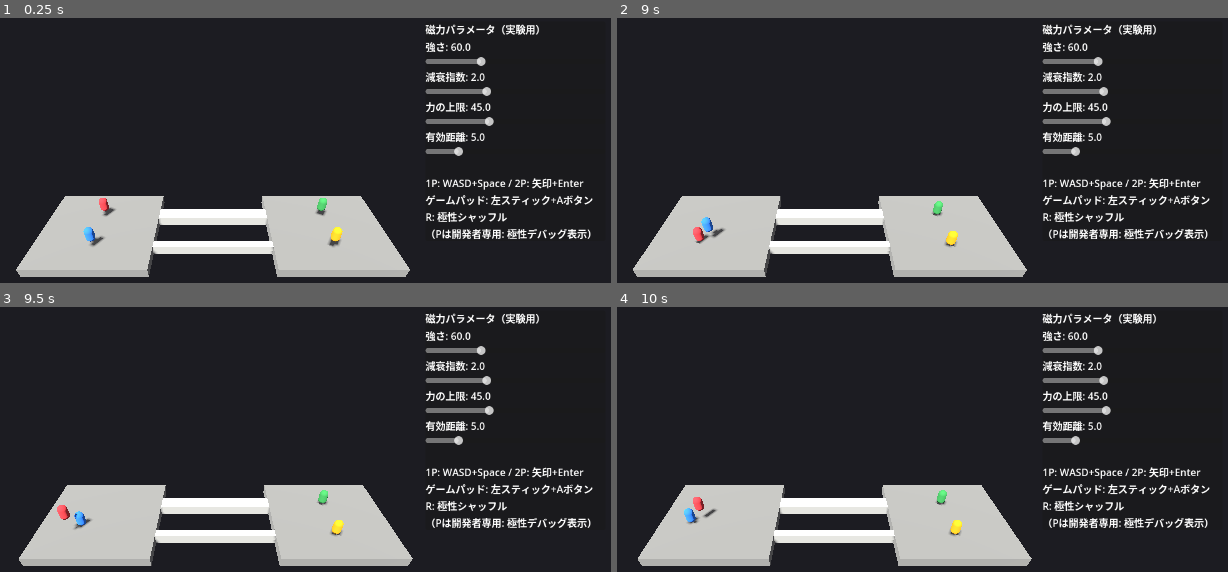
Above: before the commit, frames 1-4 (two rows, left to right).
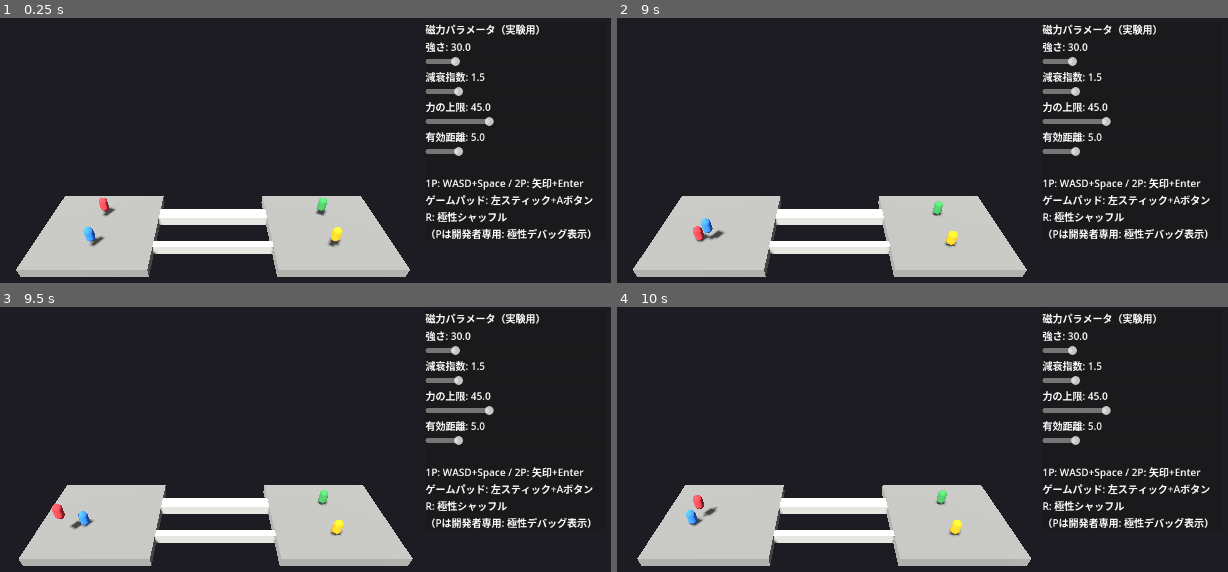
Above: after the commit, the same moments.

Repository: punkdrunker0087-tech/AI-SideBusiness-Lab
Game: Godot game, scene res://main.tscn
The game is run twice, just before and just after one commit, with the same random seed, the same clock (stepped at 60 frames per second) and the same inputs.
Inputs:
- Up to frame 1 (0.25 s): no input
- Up to frame 2 (9 s): tap Enter at 0.5, 4.35, 8.85 s; hold D 0.53-1.28 s; tap R every 2.25 s from 0.6 to 7.35 s; tap Space at 0.77, 1.52, 3.02, 3.77, 4.52, 6.02, 6.77, 7.52 s; hold S 1.28-2.03 s; tap P every 2.25 s from 1.35 to 8.1 s; hold D 2.03-2.78 s; hold Enter 2.03-2.78 s; hold W 2.78-3.53 s; hold A 3.53-5.03 s; hold S 5.03-5.78 s; hold D 5.78-6.53 s; hold W 6.53-7.28 s; hold Enter 6.53-7.28 s; hold D 7.28-8.03 s; hold S 8.03-8.78 s; hold A from 8.78 s (still down)
- Up to frame 3 (9.5 s): keep holding A; tap Space at 9.02 s
- Up to frame 4 (10 s): release A at 9.53 s; hold W from 9.53 s (still down); tap R at 9.6 s; tap Space at 9.77 s

The runs differ from the first frame. In frame 1, 0.3% of the frame differs, in the area x 73-81%, y 9-30%; in frame 2, 0.5%; in frame 3, 0.6%, in the area x 5-81%, y 9-93%; in frame 4, 0.5%.

Commit message:
実験ログ#2: 推奨レシピをデフォルト値に反映
強さ30 / 減衰指数1.5 / 力の上限45 / 有効距離5。
「相互操作で離れない状況が創発する」観察と派生仮説を記録。

Co-Authored-By: Claude Fable 5 <noreply@anthropic.com>
Claude-Session: https://claude.ai/code/session_01Rkj7DBL94ZcXm1ErvCQ9eV

Diff:
--- a/magnet-game/toy0/game.gd
+++ b/magnet-game/toy0/game.gd
@@ -21,8 +21,8 @@
 
 var players: Array = []
 var params := {
-	"strength": 60.0,  # 磁力の強さ
-	"exponent": 2.0,   # 距離減衰の指数（現実の磁石は2〜4。小さいほど遠くまで効く）
+	"strength": 30.0,  # 磁力の強さ。実験ログ#2の推奨レシピ
+	"exponent": 1.5,   # 距離減衰の指数（現実の磁石は2〜4。小さいほど遠くまで効く）。同ログ#2
 	"max_force": 45.0, # 力の上限（近距離での吹っ飛びすぎ防止）
 	"range": 5.0,      # 有効距離（これより遠いと磁力ゼロ）。実験ログ#1: 5前後が「いきなり反発、くっつく」で良い
 }
Not shown, changed: magnet-game/toy0/LOG.md
